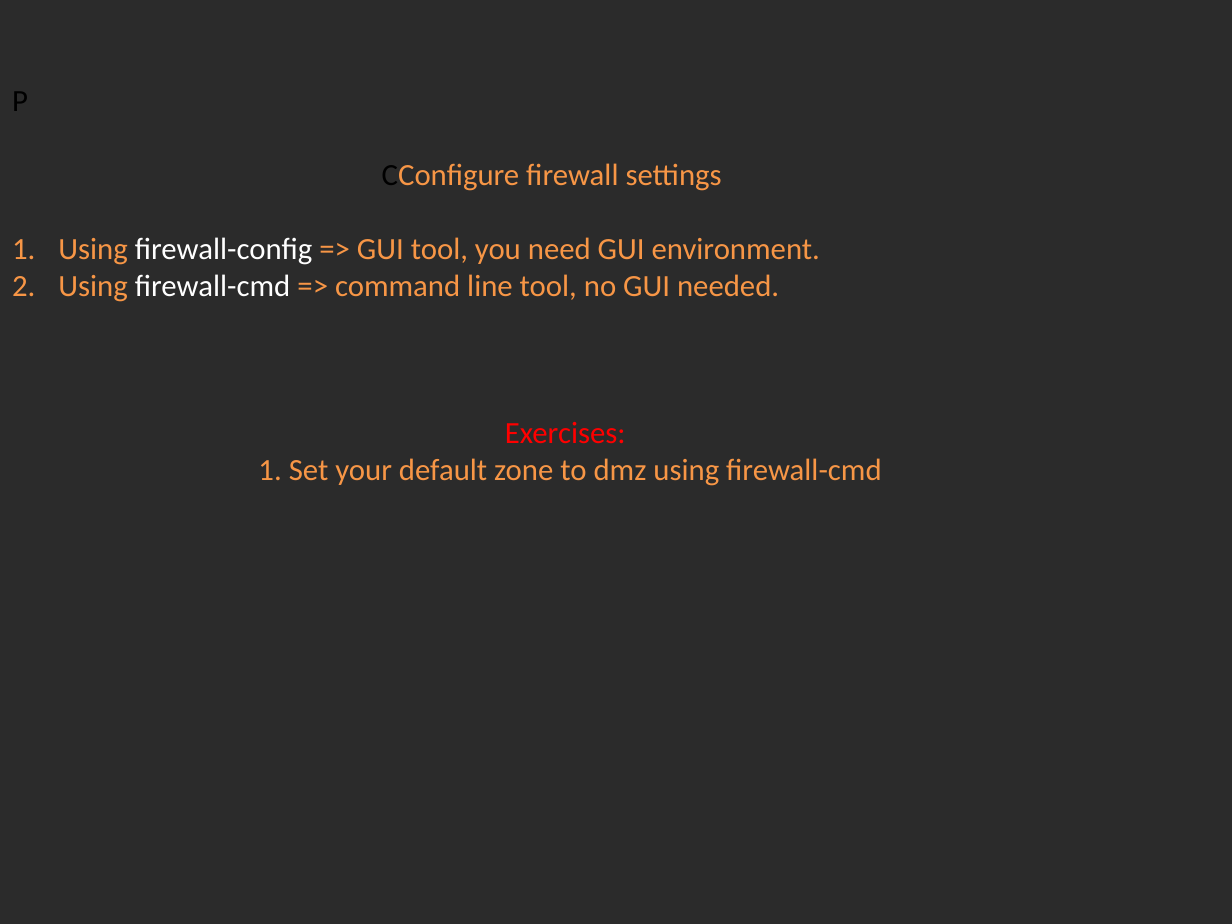
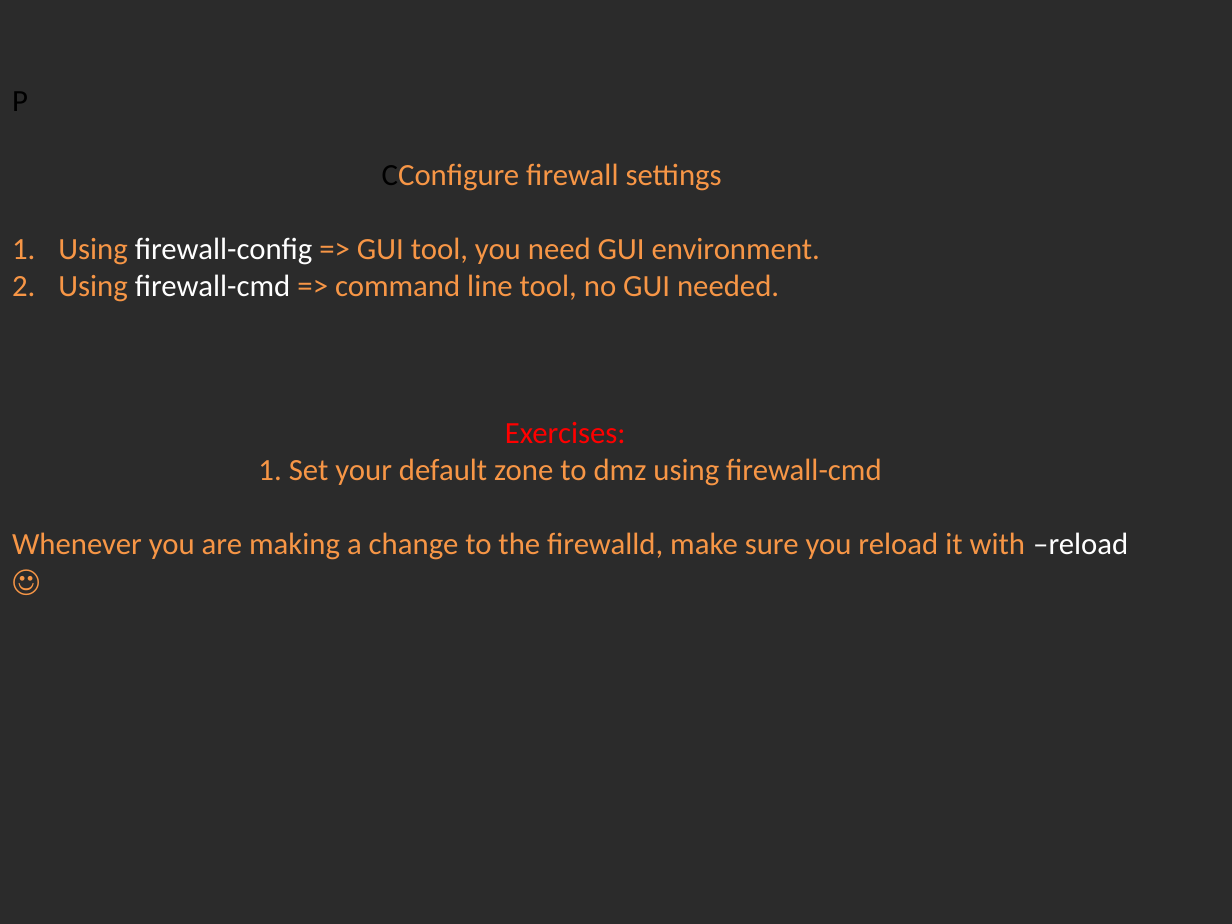
Before and after one commit to Academy-Soft-Intellect/Linux-Course, a slide deck: slide 5 of 13.Firewall/13-Firewalld.pptx. Drawn at 1232x924 pixels with LibreOffice and Linux fonts; fonts in the diff are those of the drawing; background and template pictures are left out; a plain dark background stands for a picture behind light text. Boxes give left, top, right and bottom in pixels: in the first picture for what was removed or moved away, otherwise in the second. Text is boxed around its words. In the diff, an @@ line names an element or a change of style, - is before the commit and + after.

Commit message:
Firewall modification.

```diff
--- a/13.Firewall/13-Firewalld.pptx
+++ b/13.Firewall/13-Firewalld.pptx
@@ text at (x1=12, y1=532, x2=1128, y2=560): paragraph added @@
+Whenever you are making a change to the firewalld, make sure you reload it with –reload ☺
```
Also in this commit, not shown: 3 other files.
